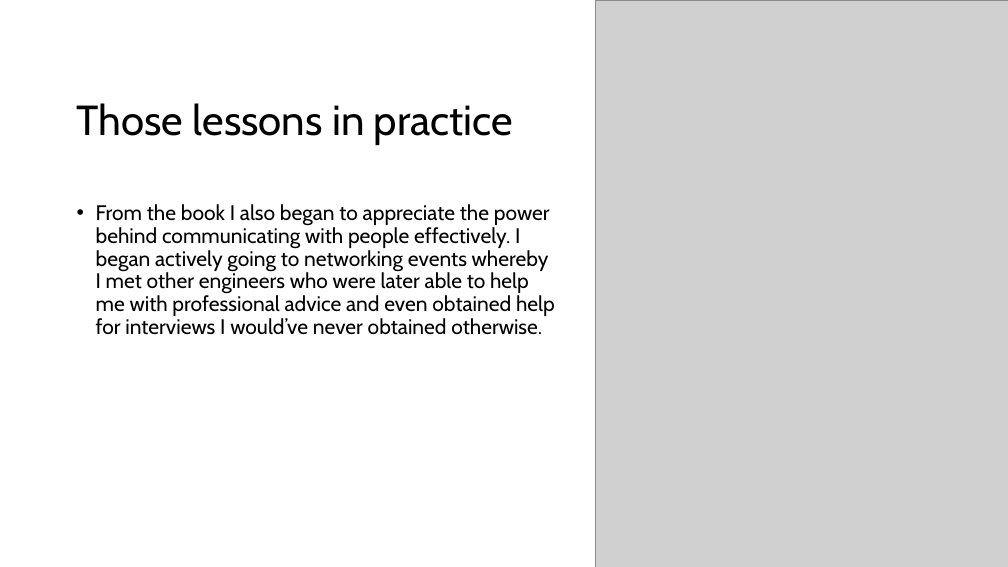
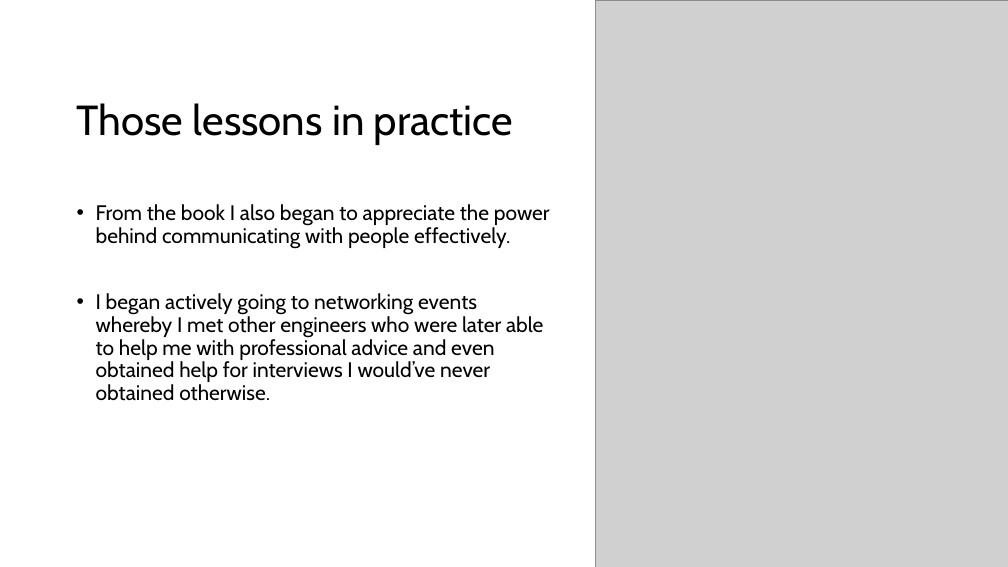
Before and after one commit to robodude0395/Sigma_Labs_Precourse, a slide deck: slide 6 of level_4/presentation.pptx. Drawn at 1008x567 pixels with LibreOffice and Linux fonts; fonts in the diff are those of the drawing; grey boxes stand for pictures. Boxes give left, top, right and bottom in pixels: in the first picture for what was removed or moved away, otherwise in the second. Text is boxed around its words. In the diff, an @@ line names an element or a change of style, - is before the commit and + after.

```diff
--- a/level_4/presentation.pptx
+++ b/level_4/presentation.pptx
@@ text at bbox=[96, 204, 550, 401]: text changed @@
-• From the book I also began to appreciate the power behind communicating with people effectively. I began actively going to networking events whereby I met other engineers who were later able to help me with professional advice and even obtained help for interviews I would’ve never obtained otherwise.
+• From the book I also began to appreciate the power behind communicating with people effectively.
+• I began actively going to networking events whereby I met other engineers who were later able to help me with professional advice and even obtained help for interviews I would’ve never obtained otherwise.
```
Also in this commit, not shown: 4 other slides changed.
